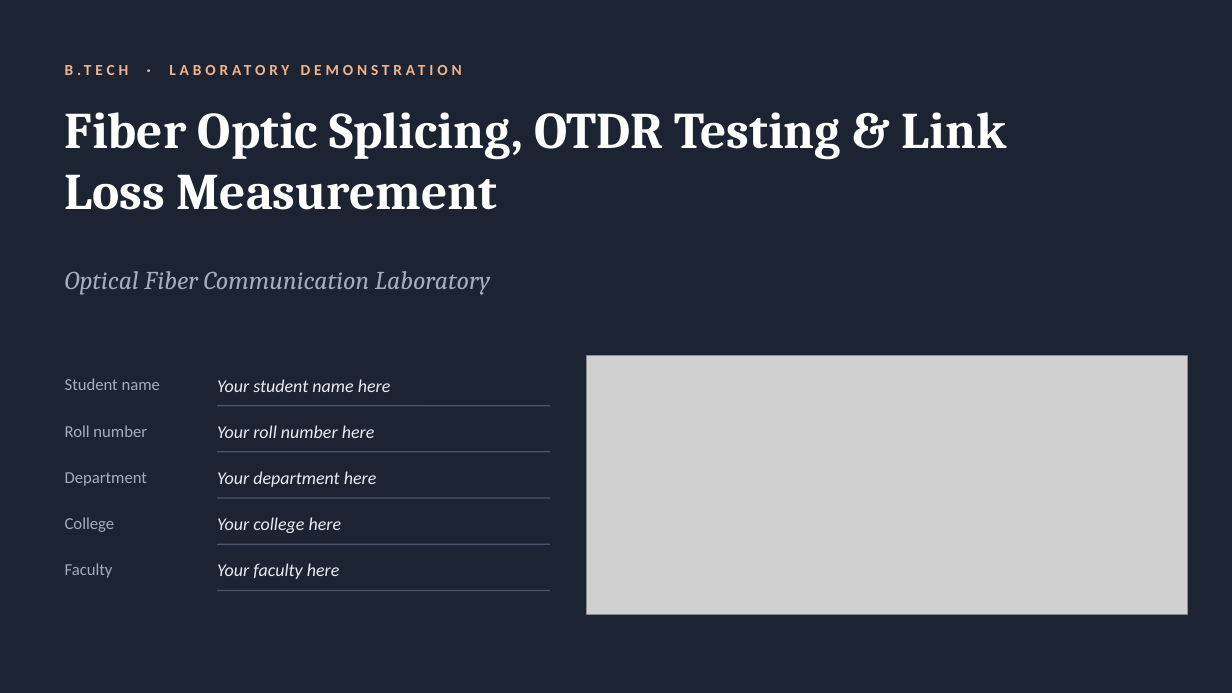
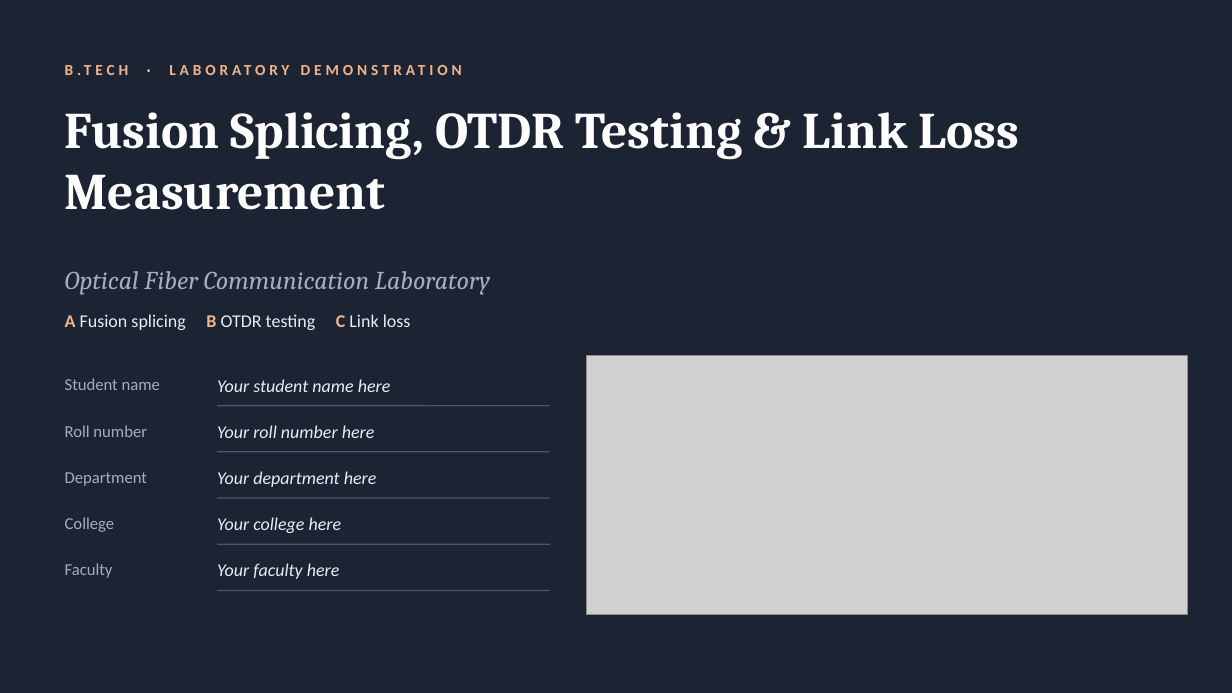
Before and after one commit to sriyansv/gemsontop, a slide deck: slide 1 of Fiber_Optic_Lab_Output/Fiber_Optic_Splicing_OTDR_Link_Loss.pptx. Drawn at 1232x693 pixels with LibreOffice and Linux fonts; fonts in the diff are those of the drawing; grey boxes stand for pictures. Boxes give left, top, right and bottom in pixels: in the first picture for what was removed or moved away, otherwise in the second. Text is boxed around its words. In the diff, an @@ line names an element or a change of style, - is before the commit and + after.

```diff
--- a/Fiber_Optic_Lab_Output/Fiber_Optic_Splicing_OTDR_Link_Loss.pptx
+++ b/Fiber_Optic_Lab_Output/Fiber_Optic_Splicing_OTDR_Link_Loss.pptx
@@ text at (65,112,1019,210): text changed @@
-Fiber Optic Splicing, OTDR Testing & Link Loss Measurement
+Fusion Splicing, OTDR Testing & Link Loss Measurement
@@ text added at (65,314,411,330), 14 pt, text #E8ECF2 @@
+A Fusion splicing B OTDR testing C Link loss
```
Also in this commit, not shown: 9 other slides changed, 5 slides added, 20 slides removed, 10 other files.
